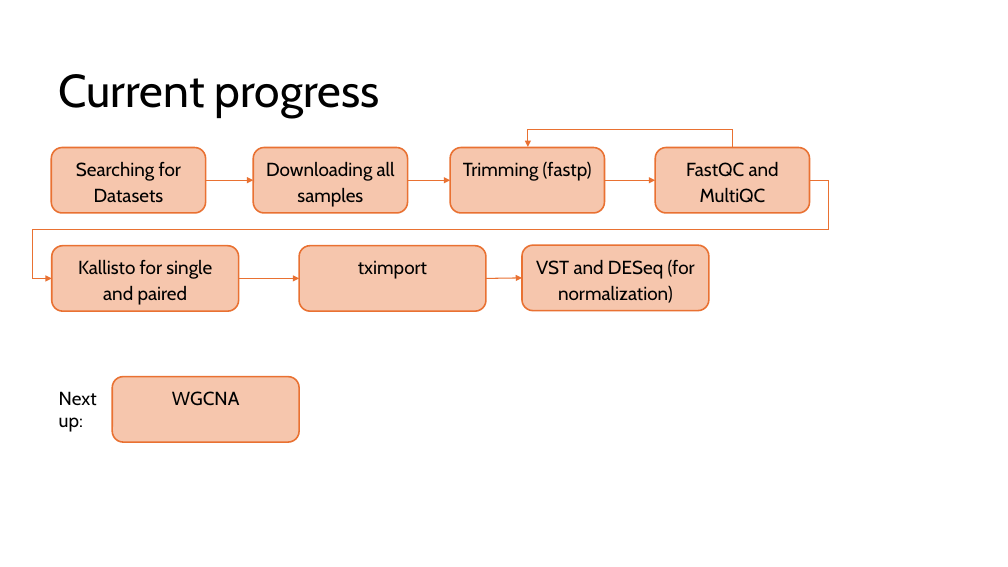
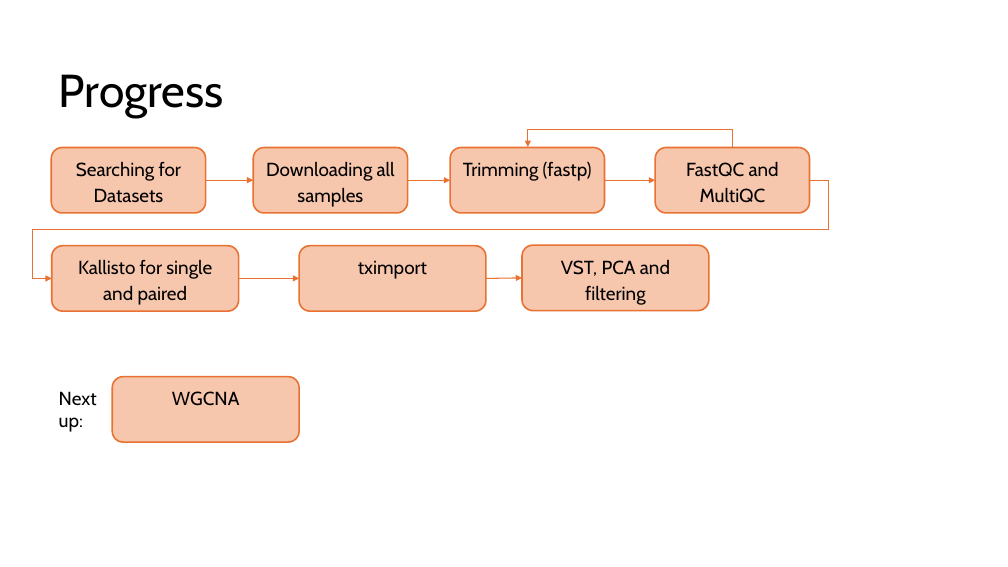
Before and after one commit to luisabender/bioinformatics-bachelor-s-thesis, a slide deck: slide 1 of progress.pptx. Drawn at 1008x567 pixels with LibreOffice and Linux fonts; fonts in the diff are those of the drawing. Boxes give left, top, right and bottom in pixels: in the first picture for what was removed or moved away, otherwise in the second. Text is boxed around its words. In the diff, an @@ line names an element or a change of style, - is before the commit and + after.

```diff
--- a/progress.pptx
+++ b/progress.pptx
@@ title at [59,74,224,118]: text changed @@
-Current progress
+Progress
@@ text in rounded rectangle at [561,260,670,305]: text changed @@
-VST and DESeq (for normalization)
+VST, PCA and filtering
```
Also in this commit, not shown: 4 other slides changed, 3 slides added, 2 slides removed, 16 other files.
